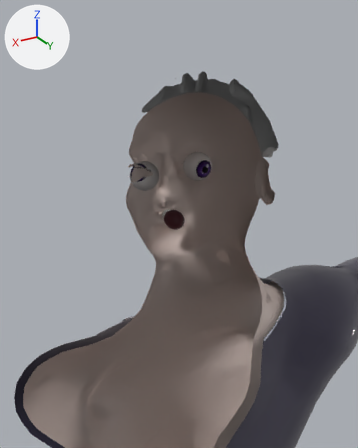
Two versions of the Blender file characters/rhysand/model/rhysand.blend, one commit apart.
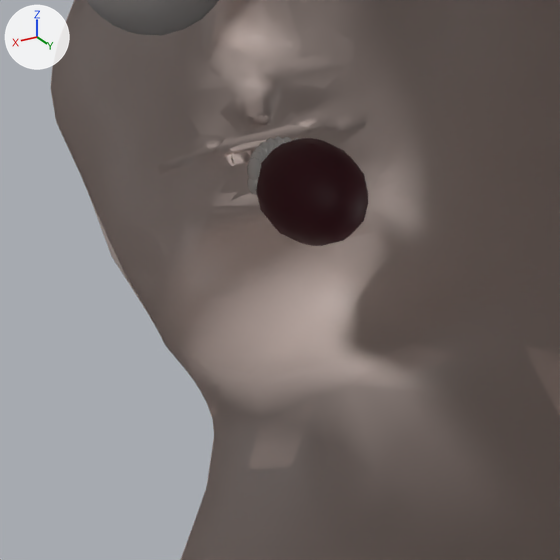
The first picture shows the older version from a 50 mm lens placed at (0.312, 0.475, 1.94), pointed at (-0.006, -0.056, 1.674). The close-ups show the older and then the newer version on the part from 33% to 61% of the width and 41% to 64% of the height of that picture. Only the edits that show in the close-ups are written down. The lights are fixed; the arrows at upper left show +X, +Y and +Z. Everything nearer to the camera than a plane just in front of the edit is cut away.

Script lines for the objects in view, before the commit:
```python
me_body_lod1_001 = bpy.data.meshes.new('Body_LOD1.001')
me_body_lod1_001.from_pydata(...)  # 3328 vertices, 6581 faces, 1 loose edge; spans x -0.95..0.95, y -0.18..0.11, z 0.0..1.91
me_body_lod1_001.polygons.foreach_set('use_smooth', [True] * 6581)
# faces by material slot: [969, 772, 1586, 516, 1053, 1685]
me_body_lod1_001.materials.append(mat_torso)  # pale pink #d8c6bf
me_body_lod1_001.materials.append(mat_arms)  # pale pink #d8c6bf
me_body_lod1_001.materials.append(mat_legs)  # pale pink #d8c6bf
me_body_lod1_001.materials.append(mat_feet)  # pale pink #d8c6bf
me_body_lod1_001.materials.append(mat_hands)  # pale pink #d8c6bf
me_body_lod1_001.materials.append(mat_head)  # pale pink #d8c6bf
me_eyes = bpy.data.meshes.new('Eyes')
me_eyes.from_pydata(...)  # 628 vertices, 672 faces; spans x -0.0593..0.0593, y -0.0833..-0.0446, z 1.729..1.7676
me_eyes.polygons.foreach_set('use_smooth', [True] * 672)
me_eyes.materials.append(mat_eye)  # picture img_eye_iris_png
me_mouth = bpy.data.meshes.new('Mouth')
me_mouth.from_pydata(...)  # 1170 vertices, 984 faces; spans x -0.0131..0.0131, y -0.0793..-0.0416, z 1.6684..1.6944
me_mouth.polygons.foreach_set('use_smooth', [True] * 984)
# faces by material slot: [112, 400, 72, 400]
me_mouth.materials.append(mat_mouth_inside)  # dark red #592430
me_mouth.materials.append(mat_teeth)  # white #fcf9f6
me_mouth.materials.append(mat_tongue)  # pink #c46f7c
me_mouth.materials.append(mat_teeth)  # white #fcf9f6
ob_body_lod1 = bpy.data.objects.new('Body_LOD1', me_body_lod1_001)
ob_body_lod1.location = (0.0, 0.0, 0.0)
ob_eyes = bpy.data.objects.new('Eyes', me_eyes)
ob_eyes.location = (0.0, 0.0, 0.0)
ob_mouth = bpy.data.objects.new('Mouth', me_mouth)
ob_mouth.location = (0.0, 0.0, 0.0)
# also in view: 'Body' at (0.0, -0.032, 0.953)
```
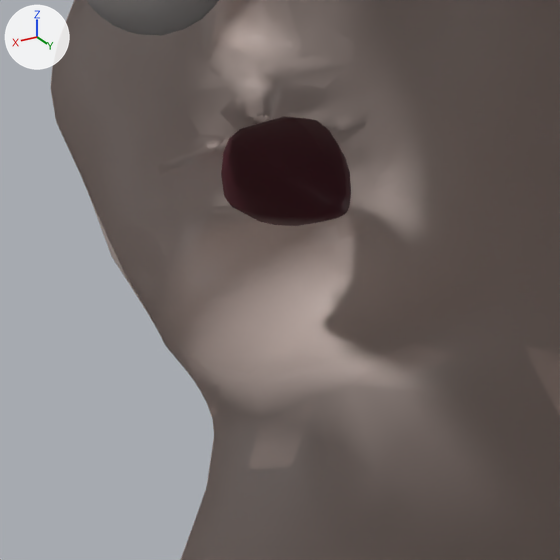
Location of each change, (x1, y1, x2, y2) in pixels of the close-ups (560 x 560 px; the box of a moved part takes in the faces that stretch with it):
```json
{"object": "Mouth", "change": "reshaped", "before": [247, 136, 368, 246], "after": [221, 116, 351, 226], "on screen": "7% wider"}
{"part": 1, "of": "me_mouth", "change": "moved or reshaped", "before": [282, 137, 292, 143], "on screen": "not visible afterwards"}
{"part": 2, "of": "me_mouth", "change": "moved or reshaped", "before": [274, 136, 284, 147], "on screen": "not visible afterwards"}
{"part": 3, "of": "me_mouth", "change": "moved or reshaped", "before": [266, 138, 277, 150], "on screen": "not visible afterwards"}
{"part": 4, "of": "me_mouth", "change": "moved or reshaped", "before": [259, 141, 272, 156], "on screen": "not visible afterwards"}
{"part": 5, "of": "me_mouth", "change": "moved or reshaped", "before": [254, 146, 267, 160], "on screen": "not visible afterwards"}
{"part": 6, "of": "me_mouth", "change": "moved or reshaped", "before": [249, 151, 264, 164], "on screen": "not visible afterwards"}
{"part": 7, "of": "me_mouth", "change": "moved or reshaped", "before": [247, 157, 261, 180], "on screen": "not visible afterwards"}
{"part": 8, "of": "me_mouth", "change": "moved or reshaped", "before": [247, 177, 258, 195], "on screen": "not visible afterwards"}
{"part": 9, "of": "me_mouth", "change": "rebuilt", "before": [256, 138, 368, 246], "after": [221, 116, 351, 226], "on screen": "16% wider"}
```

Edits to the scene script, one JSON object a line:
```json
{"block": "me_mouth", "where": "# used by ob_mouth; location = (0.0, 0.0, 0.0)"}
{"op": "remove", "block": "me_mouth", "code": "me_mouth.from_pydata(...)  # 1170 vertices, 984 faces; spans x -0.0131..0.0131, y -0.0793..-0.0416, z 1.6684..1.6944"}
{"op": "add", "block": "me_mouth", "code": "me_mouth.from_pydata(...)  # 1261 vertices, 1088 faces; spans x -0.015..0.015, y -0.0853..-0.0449, z 1.6701..1.6948"}
{"block": "me_mouth", "change": "me_mouth part 1: the loose piece of 48 vertices spanning x -0.005..-0.0015, y -0.0786..-0.0741, z 1.6815..1.6895 is moved by (0.0, 0.0014, 0.0)"}
{"block": "me_mouth", "change": "me_mouth part 2: the loose piece of 48 vertices spanning x -0.0028..0.0007, y -0.0793..-0.0748, z 1.6815..1.6898 is moved by (0.0, 0.0016, 0.0)"}
{"block": "me_mouth", "change": "me_mouth part 3: the loose piece of 48 vertices spanning x -0.0007..0.0028, y -0.0793..-0.0748, z 1.6815..1.6898 is moved by (0.0, 0.0016, 0.0)"}
{"block": "me_mouth", "change": "me_mouth part 4: the loose piece of 48 vertices spanning x 0.0015..0.005, y -0.0786..-0.0741, z 1.6815..1.6895 is moved by (0.0, 0.0014, 0.0)"}
{"block": "me_mouth", "change": "me_mouth part 5: the loose piece of 48 vertices spanning x 0.0036..0.0071, y -0.0772..-0.0727, z 1.6815..1.6892 is moved by (0.0, 0.0011, 0.0)"}
{"block": "me_mouth", "change": "me_mouth part 6: the loose piece of 48 vertices spanning x 0.0058..0.0093, y -0.0752..-0.0707, z 1.6815..1.6889 is moved by (0.0, 0.0006, 0.0)"}
{"block": "me_mouth", "change": "me_mouth part 7: the loose piece of 48 vertices spanning x 0.0079..0.0114, y -0.0724..-0.0679, z 1.6815..1.6886 is moved by (0.0, -0.0001, 0.0)"}
{"block": "me_mouth", "change": "me_mouth part 8: the loose piece of 48 vertices spanning x 0.0079..0.0114, y -0.0724..-0.0679, z 1.6785..1.6844 is moved by (0.0, -0.0001, 0.0)"}
{"block": "me_mouth", "change": "me_mouth part 9: the loose piece of 126 vertices spanning x -0.0131..0.0131, y -0.075..-0.0416, z 1.6684..1.6944 is rebuilt with 217 vertices and now spans x -0.015..0.015, y -0.0853..-0.0449, z 1.6701..1.6948"}
{"block": "me_mouth", "change": "other edits to the shape of me_mouth do not show in these pictures"}
{"op": "add", "block": "me_mouth", "code": "me_mouth.materials.append(mat_teeth)"}
{"op": "remove", "block": "me_mouth", "code": "me_mouth.materials.append(mat_teeth)"}
```
